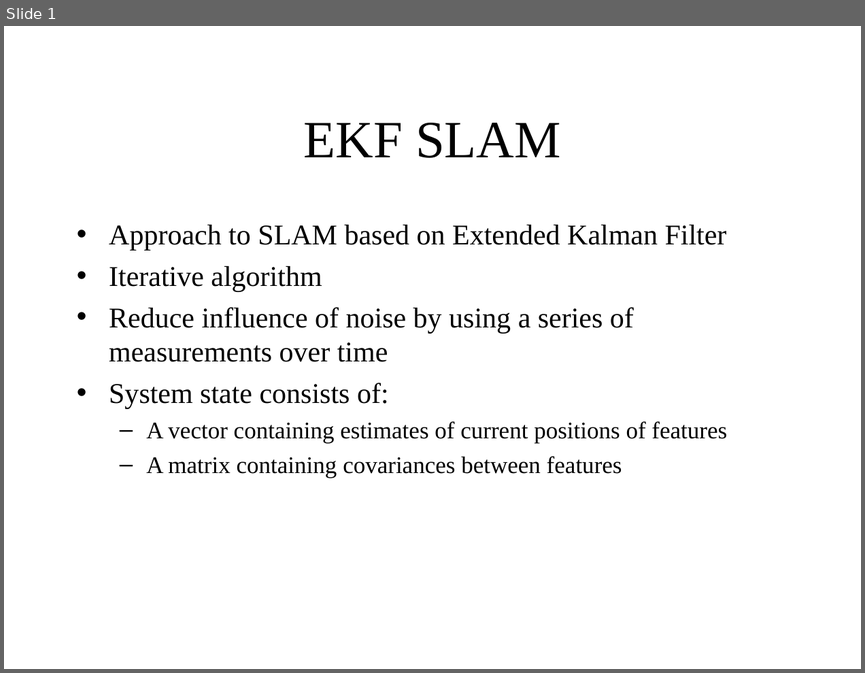
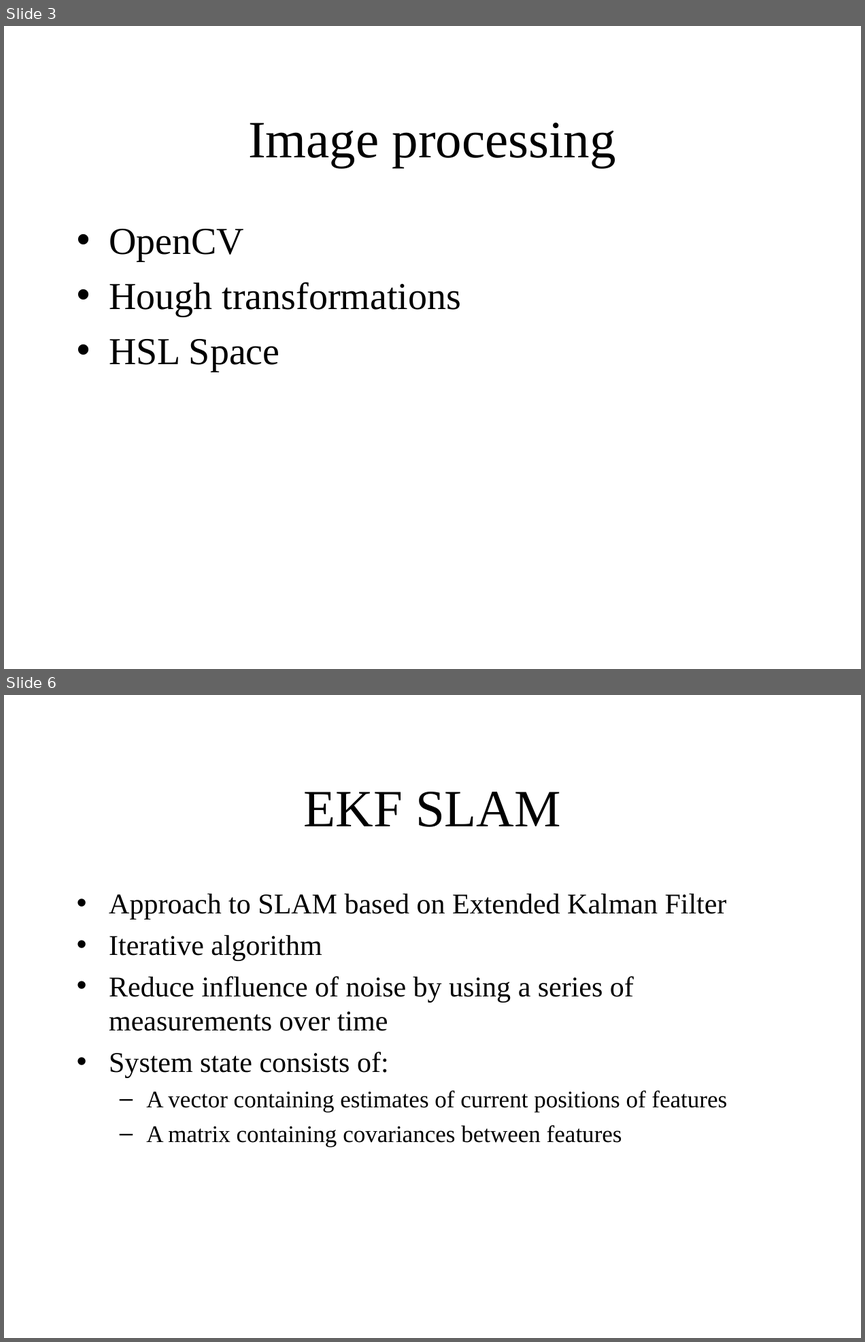
Before and after one commit to HerkyJerky/NAO-ALPHA-AS-FUCK-ROBOTS, a slide deck: Presentation Parts/EKF SLAM part.ppt. Shown one above the other, each under a label of ours: slide 1 before the commit, slides 3 and 6 after it; the slides between them are not shown. The pictures are 865x673 and 865x1342 pixels, drawn with LibreOffice and Linux fonts; fonts in the diff are those of the drawing. Boxes give left, top, right and bottom in pixels: in the first picture for what was removed or moved away, otherwise in the second. Text is boxed around its words. In the diff, an @@ line names an element or a change of style, - is before the commit and + after.

```diff
--- a/Presentation Parts/EKF SLAM part.ppt
+++ b/Presentation Parts/EKF SLAM part.ppt
@@ slide 3 added at box(4, 26, 861, 669), background #FFFFFF @@
@@ title added at box(248, 123, 616, 167), 44 pt, text #000000 @@
+Image processing
@@ text added at box(109, 229, 461, 371), 32 pt, text #000000 @@
+• OpenCV
+• Hough transformations
+• HSL Space
@@ what was slide 1 is now slide 6 @@
```
Also in this commit, not shown: 4 other slides added.
